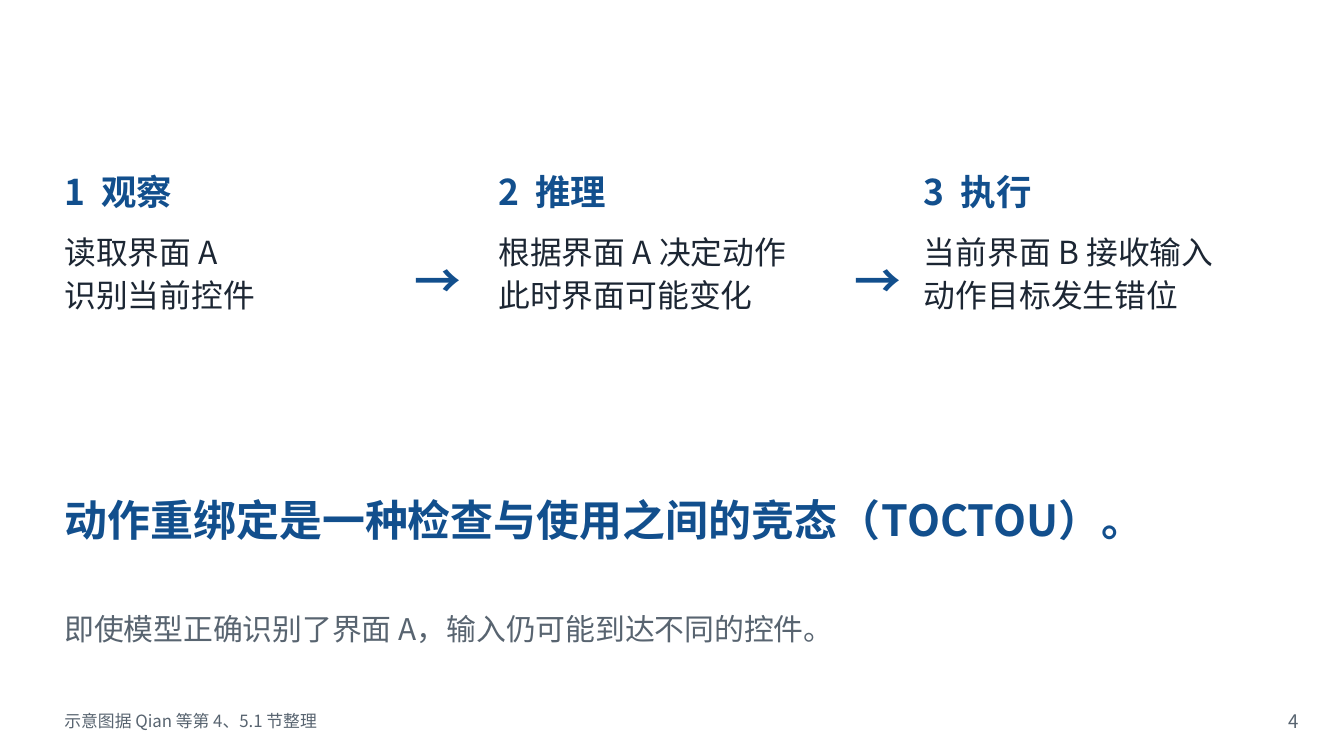
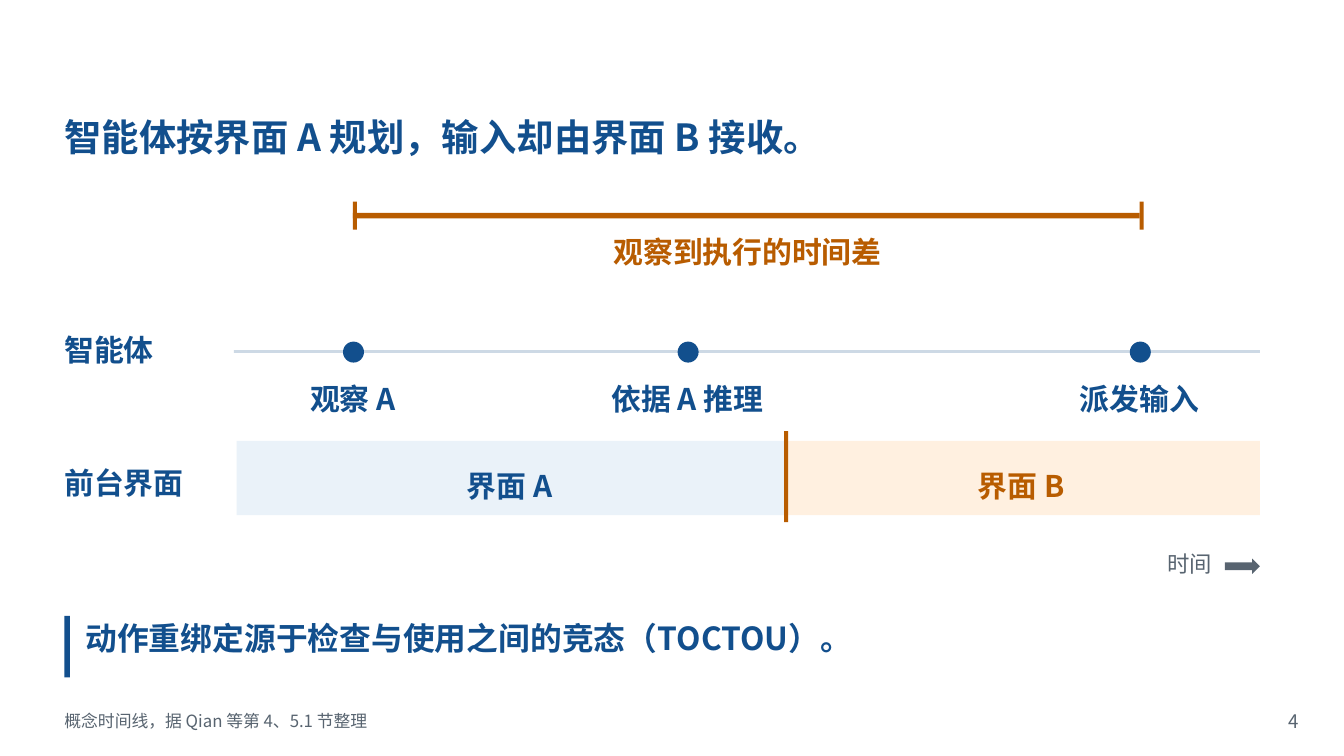
Before and after one commit to Novakru/ZJU-assignment-reports, a slide deck: slide 4 of review/presentation-zh.pptx. Drawn at 1344x756 pixels with LibreOffice and Linux fonts; fonts in the diff are those of the drawing; background and template pictures are left out. Boxes give left, top, right and bottom in pixels: in the first picture for what was removed or moved away, otherwise in the second. Text is boxed around its words. In the diff, an @@ line names an element or a change of style, - is before the commit and + after.

```diff
--- a/review/presentation-zh.pptx
+++ b/review/presentation-zh.pptx
@@ text added at [64,119,821,156], 20 pt, text #124F8D, bold @@
+智能体按界面 A 规划，输入却由界面 B 接收。
@@ text removed at [498,175,606,209] @@
-2 推理
@@ rectangle added at [352,202,356,230], fill #B85C00 @@
@@ rectangle added at [1140,202,1144,230], fill #B85C00 @@
@@ text removed at [64,237,255,310] @@
-读取界面 A
-识别当前控件
@@ rectangle added at [352,212,1138,218], fill #B85C00 @@
@@ text removed at [498,237,786,310] @@
-根据界面 A 决定动作
-此时界面可能变化
@@ text at [614,237,882,266]: text changed; size 19 to 16 pt; text colour #124F8D to #B85C00 @@
-3 执行
+观察到执行的时间差
@@ text removed at [924,237,1213,310] @@
-当前界面 B 接收输入
-动作目标发生错位
@@ text removed at [414,245,484,314] @@
-→
@@ text removed at [853,245,923,314] @@
-→
@@ text added at [64,335,153,364], 16 pt, text #124F8D, bold @@
+智能体
@@ rectangle added at [234,349,1261,352], fill #CDD9E5 @@
@@ ellipse added at [343,341,364,363], fill #124F8D @@
@@ ellipse added at [677,341,699,363], fill #124F8D @@
@@ ellipse added at [1130,341,1152,363], fill #124F8D @@
@@ text at [310,384,395,413]: text changed; size 19 to 16 pt @@
-1 观察
+观察 A
@@ text added at [611,384,764,413], 16 pt, text #124F8D, bold @@
+依据 A 推理
@@ text added at [1080,384,1199,413], 16 pt, text #124F8D, bold @@
+派发输入
@@ rectangle added at [237,441,784,515], fill #EAF2F9 @@
@@ rectangle added at [784,441,1259,515], fill #FFF0E0 @@
@@ rectangle added at [784,431,788,523], fill #B85C00 @@
@@ text added at [64,468,183,497], 16 pt, text #124F8D, bold @@
+前台界面
@@ text added at [467,472,552,500], 16 pt, text #124F8D, bold @@
+界面 A
@@ text added at [978,472,1064,500], 16 pt, text #B85C00, bold @@
+界面 B
@@ text added at [1168,553,1213,574], 12 pt, text #586470 @@
+时间
@@ right arrow added at [1224,559,1259,574], fill #586470 @@
@@ text removed at [64,615,834,643] @@
-即使模型正确识别了界面 A，输入仍可能到达不同的控件。
@@ rectangle added at [65,616,70,677], fill #124F8D @@
@@ text at [85,622,852,653]: text changed; size 23 to 17 pt @@
-动作重绑定是一种检查与使用之间的竞态（TOCTOU）。
+动作重绑定源于检查与使用之间的竞态（TOCTOU）。
@@ text at [64,713,367,730]: text changed @@
-示意图据 Qian 等第 4、5.1 节整理
+概念时间线，据 Qian 等第 4、5.1 节整理
```
Also in this commit, not shown: 6 other slides changed, 14 other files.
